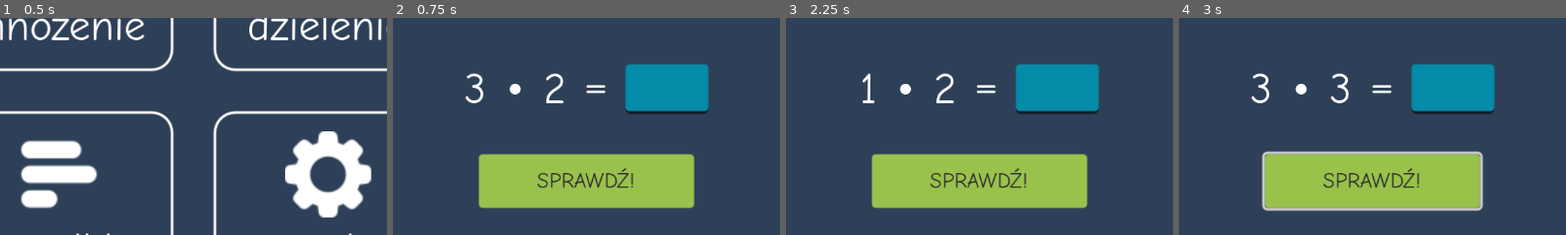
Above: before the commit, frames 1-4 (left to right).
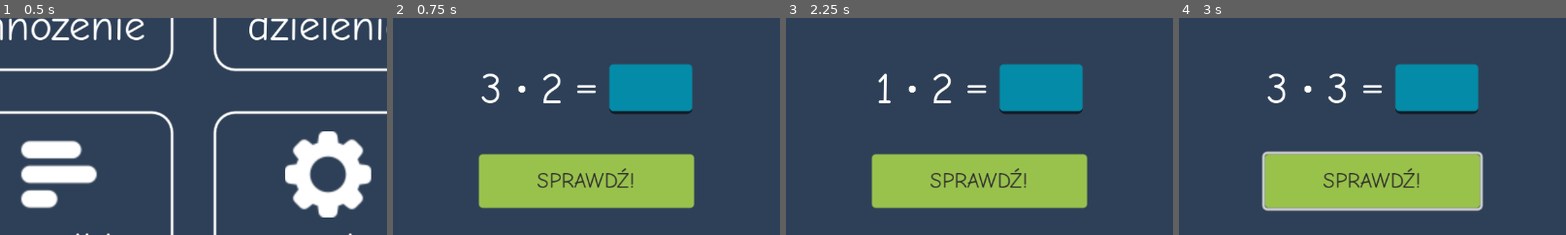
Above: after the commit, the same moments.

Repository: Ajver/tabliczka-mnozenia
Game: Godot game, scene res://src/MainMenu/MainMenu.tscn
Same seed, same stepped clock (60 frames per second), same inputs: the game is played once before the commit and once after it.
Inputs (mouse positions are % of the whole screen's width and height, from its top left):
- Up to frame 1 (0.5 s): no input
- Up to frame 2 (0.75 s): click (33, 24) at 0.52 s
- Up to frame 3 (2.25 s): click (12, 14) at 1.25 s; click (33, 24) at 2.02 s
- Up to frame 4 (3 s): click "SPRAWDŹ!" at 2.75 s
The pictures show only the part of the screen within x 25-75%, y 33-83%; the shares and areas given below are measured in that part.

Frame 1 is identical in both runs. In frame 2, 3.1% of the frame differs, in the area x 18-82%, y 21-45%; in frame 3, 2.9%; in frame 4, 3.1%.

Commit message:
Better UI

Diff:
--- a/project/src/BackBtn/BackBtn.gd
+++ b/project/src/BackBtn/BackBtn.gd
@@ -1,10 +1,32 @@
 extends MarginContainer
 
-signal pressed
+@export var default_color: Color
+@export var accent_color: Color
+
+@onready var texture_rect: TextureRect = %TextureRect
+@onready var label: Label = %Label
 
 
 func _ready() -> void:
-	$Button.pressed.connect(_back_to_main_menu)
+	var btn : TextureButton = $Button
+	btn.pressed.connect(_back_to_main_menu)
+	btn.mouse_entered.connect(_on_btn_hover_over)
+	btn.mouse_exited.connect(_on_btn_hover_end)
+	btn.button_down.connect(_on_btn_down)
+
+
+func _on_btn_hover_over() -> void:
+	label.modulate = accent_color
+	texture_rect.modulate = accent_color
+
+
+func _on_btn_hover_end() -> void:
+	label.modulate = default_color
+	texture_rect.modulate = default_color
+
+
+func _on_btn_down() -> void:
+	pass
 
 
 func _back_to_main_menu() -> void:
--- a/project/src/BackBtn/BackBtn.tscn
+++ b/project/src/BackBtn/BackBtn.tscn
@@ -9,11 +9,14 @@
 theme_override_constants/margin_left = 20
 theme_override_constants/margin_top = 20
 script = ExtResource("1_8fyxj")
+default_color = Color(1, 1, 1, 1)
+accent_color = Color(0.945098, 0.560784, 0.00392157, 1)
 
 [node name="HBoxContainer" type="HBoxContainer" parent="."]
 layout_mode = 2
 
 [node name="TextureRect" type="TextureRect" parent="HBoxContainer"]
+unique_name_in_owner = true
 custom_minimum_size = Vector2(32, 32)
 layout_mode = 2
 size_flags_horizontal = 4
@@ -23,6 +26,7 @@
 stretch_mode = 5
 
 [node name="Label" type="Label" parent="HBoxContainer"]
+unique_name_in_owner = true
 layout_mode = 2
 text = "wróć"
 
--- a/project/src/Dividing/Dividing.tscn
+++ b/project/src/Dividing/Dividing.tscn
@@ -42,7 +42,7 @@
 
 [node name="HBoxContainer" type="HBoxContainer" parent="Panel/VBoxContainer"]
 layout_mode = 2
-theme_override_constants/separation = 15
+theme_override_constants/separation = 10
 alignment = 1
 
 [node name="A_Label" type="Label" parent="Panel/VBoxContainer/HBoxContainer"]
@@ -51,7 +51,7 @@
 text = "-1"
 
 [node name="MultSign" type="TextureRect" parent="Panel/VBoxContainer/HBoxContainer"]
-custom_minimum_size = Vector2(16, 20)
+custom_minimum_size = Vector2(16, 24)
 layout_mode = 2
 size_flags_vertical = 4
 texture = ExtResource("3_dr7ny")
@@ -79,6 +79,7 @@
 custom_minimum_size = Vector2(160, 40)
 layout_mode = 2
 size_flags_horizontal = 4
+mouse_default_cursor_shape = 2
 text = "SPRAWDŹ!"
 
 [node name="BackBtn" parent="Panel" instance=ExtResource("5_agt1j")]
--- a/project/src/MainMenu/MainMenu.tscn
+++ b/project/src/MainMenu/MainMenu.tscn
@@ -54,7 +54,7 @@
 unique_name_in_owner = true
 layout_mode = 2
 
-[node name="TextureButton" parent="Panel/ButtonsContainer/DivideBtn/MarginContainer/VBoxContainer" index="0"]
+[node name="TextureRect" parent="Panel/ButtonsContainer/DivideBtn/MarginContainer/VBoxContainer" index="0"]
 texture = ExtResource("3_r45t1")
 
 [node name="Label" parent="Panel/ButtonsContainer/DivideBtn/MarginContainer/VBoxContainer" index="1"]
@@ -64,7 +64,7 @@
 unique_name_in_owner = true
 layout_mode = 2
 
-[node name="TextureButton" parent="Panel/ButtonsContainer/StatsBtn/MarginContainer/VBoxContainer" index="0"]
+[node name="TextureRect" parent="Panel/ButtonsContainer/StatsBtn/MarginContainer/VBoxContainer" index="0"]
 texture = ExtResource("4_f3uqj")
 
 [node name="Label" parent="Panel/ButtonsContainer/StatsBtn/MarginContainer/VBoxContainer" index="1"]
@@ -74,7 +74,7 @@
 unique_name_in_owner = true
 layout_mode = 2
 
-[node name="TextureButton" parent="Panel/ButtonsContainer/OptionsBtn/MarginContainer/VBoxContainer" index="0"]
+[node name="TextureRect" parent="Panel/ButtonsContainer/OptionsBtn/MarginContainer/VBoxContainer" index="0"]
 texture = ExtResource("5_5x3fs")
 
 [node name="Label" parent="Panel/ButtonsContainer/OptionsBtn/MarginContainer/VBoxContainer" index="1"]
--- a/project/src/MainMenu/MenuBtn/MenuBtn.gd
+++ b/project/src/MainMenu/MenuBtn/MenuBtn.gd
@@ -2,6 +2,30 @@
 
 signal pressed
 
+@export var default_color: Color
+@export var accent_color: Color
+
+@onready var texture_rect: TextureRect = %TextureRect
+@onready var label: Label = %Label
+
 
 func _ready() -> void:
-	$Button.pressed.connect(pressed.emit)
+	var btn : TextureButton = $Button
+	btn.pressed.connect(pressed.emit)
+	btn.mouse_entered.connect(_on_btn_hover_over)
+	btn.mouse_exited.connect(_on_btn_hover_end)
+	btn.button_down.connect(_on_btn_down)
+
+
+func _on_btn_hover_over() -> void:
+	label.modulate = accent_color
+	texture_rect.modulate = accent_color
+
+
+func _on_btn_hover_end() -> void:
+	label.modulate = default_color
+	texture_rect.modulate = default_color
+
+
+func _on_btn_down() -> void:
+	pass
--- a/project/src/MainMenu/MenuBtn/MenuBtn.tscn
+++ b/project/src/MainMenu/MenuBtn/MenuBtn.tscn
@@ -17,6 +17,8 @@
 
 [node name="MenuBtn" type="MarginContainer"]
 script = ExtResource("1_5rctv")
+default_color = Color(1, 1, 1, 1)
+accent_color = Color(0.945098, 0.560784, 0.00392157, 1)
 
 [node name="Panel" type="Panel" parent="."]
 layout_mode = 2
@@ -33,7 +35,8 @@
 layout_mode = 2
 theme_override_constants/separation = 5
 
-[node name="TextureButton" type="TextureRect" parent="MarginContainer/VBoxContainer"]
+[node name="TextureRect" type="TextureRect" parent="MarginContainer/VBoxContainer"]
+unique_name_in_owner = true
 custom_minimum_size = Vector2(64, 64)
 layout_mode = 2
 size_flags_horizontal = 4
@@ -44,6 +47,7 @@
 stretch_mode = 5
 
 [node name="Label" type="Label" parent="MarginContainer/VBoxContainer"]
+unique_name_in_owner = true
 custom_minimum_size = Vector2(140, 0)
 layout_mode = 2
 size_flags_horizontal = 4
--- a/project/src/Multiplying/Multiplying.tscn
+++ b/project/src/Multiplying/Multiplying.tscn
@@ -40,7 +40,7 @@
 
 [node name="HBoxContainer" type="HBoxContainer" parent="Panel/VBoxContainer"]
 layout_mode = 2
-theme_override_constants/separation = 15
+theme_override_constants/separation = 10
 alignment = 1
 
 [node name="A_Label" type="Label" parent="Panel/VBoxContainer/HBoxContainer"]
@@ -49,7 +49,7 @@
 text = "-1"
 
 [node name="MultSign" type="TextureRect" parent="Panel/VBoxContainer/HBoxContainer"]
-custom_minimum_size = Vector2(12, 0)
+custom_minimum_size = Vector2(8, 0)
 layout_mode = 2
 texture = ExtResource("3_78nyo")
 expand_mode = 1
@@ -76,6 +76,7 @@
 custom_minimum_size = Vector2(160, 40)
 layout_mode = 2
 size_flags_horizontal = 4
+mouse_default_cursor_shape = 2
 text = "SPRAWDŹ!"
 
 [node name="BackBtn" parent="Panel" instance=ExtResource("4_jhtjj")]
Not shown: 2 places in project/assets/theme/main_theme.tres that only renumber resources
